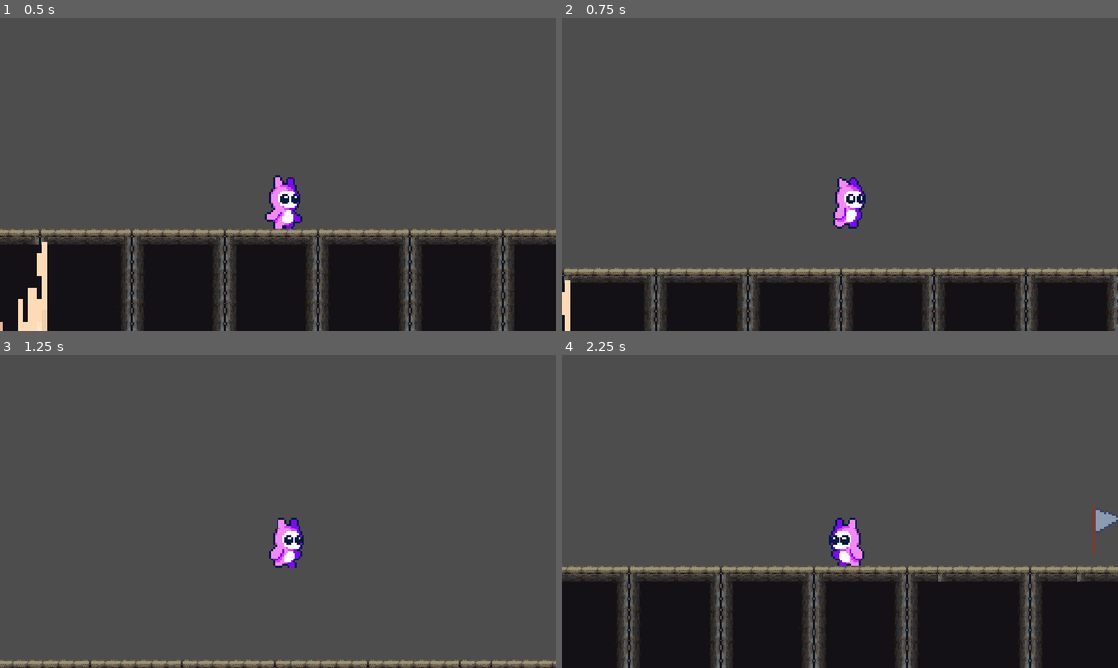
Above: before the commit, frames 1-4 (two rows, left to right).
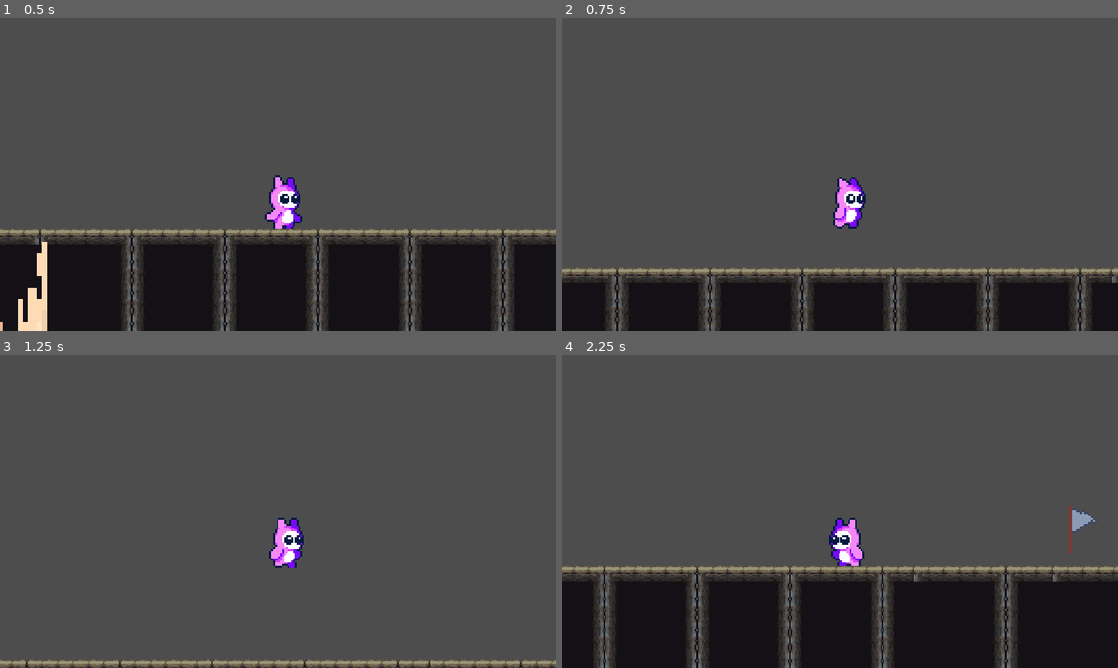
Above: after the commit, the same moments.

Repository: Yuco135/hc-jame-gam-game
Game: Godot game, scene res://Level 1/Scenes/level_1.tscn
Same seed, same stepped clock (60 frames per second), same inputs: the game is played once before the commit and once after it.
Inputs:
- Up to frame 1 (0.5 s): no input
- Up to frame 2 (0.75 s): tap Enter (ui_accept) at 0.5 s; hold D (Right) from 0.53 s (still down); tap Q (Dash, bound only after the commit) at 0.6 s
- Up to frame 3 (1.25 s): keep holding D (Right); tap Enter (ui_accept) at 0.77 s
- Up to frame 4 (2.25 s): tap Q (Dash, bound only after the commit) at 1.35, 2.1 s; tap Enter (ui_accept) at 1.52 s; release D (Right) at 2.03 s; hold A (Left) from 2.03 s (still down)

Frame 1 is identical in both runs. In frame 2, 7.0% of the frame differs, in the area x 0-100%, y 79-100%; in frame 3, 0.7%; in frame 4, 10%, in the area x 0-100%, y 48-100%.

Commit message:
dash
BRRRRRRRRRR go fast with dash

Diff:
--- a/Player/player.gd
+++ b/Player/player.gd
@@ -1,6 +1,10 @@
 extends CharacterBody2D
 
 const SPEED = 400.0
+const DASH_SPEED = 1000.0
+var dashing = false
+var can_dash = true
+
 const JUMP_VELOCITY = -450.0
 var jump_count = 0
 
@@ -19,18 +23,35 @@
 		velocity.y = JUMP_VELOCITY
 		animated_sprite.play("jump")
 
+	if Input.is_action_just_pressed("Dash") and can_dash:
+		dashing = true
+		can_dash = false
+		$dash_timer.start()
+		$dash_again_timer.start()
+
 	# Get the input direction and handle the movement/deceleration.
 	# As good practice, you should replace UI actions with custom gameplay actions.
 	var direction := Input.get_axis("Left", "Right")
 	if direction:
-		velocity.x = direction * SPEED
-		animated_sprite.play("run")
-		animated_sprite.flip_h = direction < 0
+			velocity.x = direction * SPEED
+			animated_sprite.play("run")
+			animated_sprite.flip_h = direction < 0
 	else:
 		velocity.x = move_toward(velocity.x, 0, SPEED)
 		animated_sprite.play("idle")
+
+	if dashing:
+			velocity.x = direction * DASH_SPEED
 
 	move_and_slide()
 
 func game_over():
 	get_tree().change_scene_to_file("res://Main Menu/Scenes/lose_screen.tscn")
+
+
+func _on_dash_timer_timeout() -> void:
+	dashing = false
+
+
+func _on_dash_again_timer_timeout() -> void:
+	can_dash = true
--- a/Player/player.tscn
+++ b/Player/player.tscn
@@ -162,10 +162,18 @@
 scale = Vector2(7.625002, 8.03125)
 sprite_frames = SubResource("SpriteFrames_3sy6q")
 animation = &"jump"
-frame_progress = 0.05685067
+frame_progress = 0.7167333
 
 [node name="CollisionShape2D" type="CollisionShape2D" parent="." unique_id=1319034345]
 position = Vector2(34, 124)
 shape = SubResource("RectangleShape2D_w11f4")
 
 [node name="Camera2D" type="Camera2D" parent="." unique_id=518127805]
+
+[node name="dash_timer" type="Timer" parent="." unique_id=484186601]
+wait_time = 0.2
+
+[node name="dash_again_timer" type="Timer" parent="." unique_id=927520372]
+
+[connection signal="timeout" from="dash_timer" to="." method="_on_dash_timer_timeout"]
+[connection signal="timeout" from="dash_again_timer" to="." method="_on_dash_again_timer_timeout"]
--- a/project.godot
+++ b/project.godot
@@ -41,6 +41,11 @@
 , Object(InputEventKey,"resource_local_to_scene":false,"resource_name":"","device":-1,"window_id":0,"alt_pressed":false …(186 unchanged characters)…
 ]
 }
+Dash={
+"deadzone": 0.2,
+"events": [Object(InputEventKey,"resource_local_to_scene":false,"resource_name":"","device":-1,"window_id":0,"alt_pressed":false,"shift_pressed":false,"ctrl_pressed":false,"meta_pressed":false,"pressed":false,"keycode":0,"physical_keycode":81,"key_label":0,"unicode":113,"location":0,"echo":false,"script":null)
+]
+}
 
 [physics]
 
